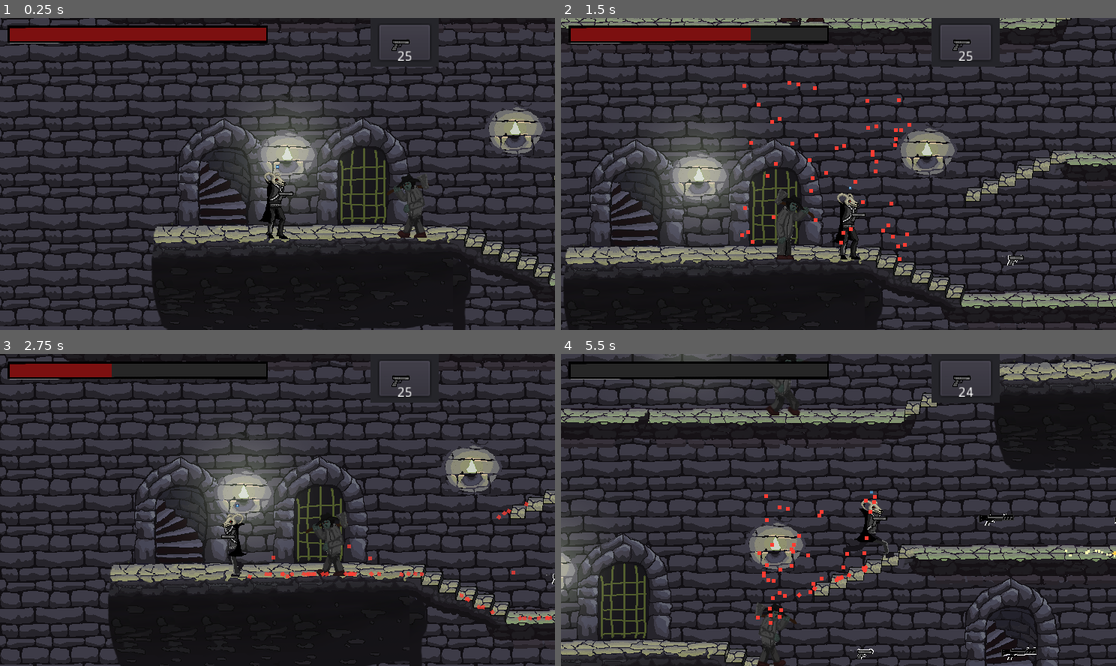
Above: before the commit, frames 1-4 (two rows, left to right).
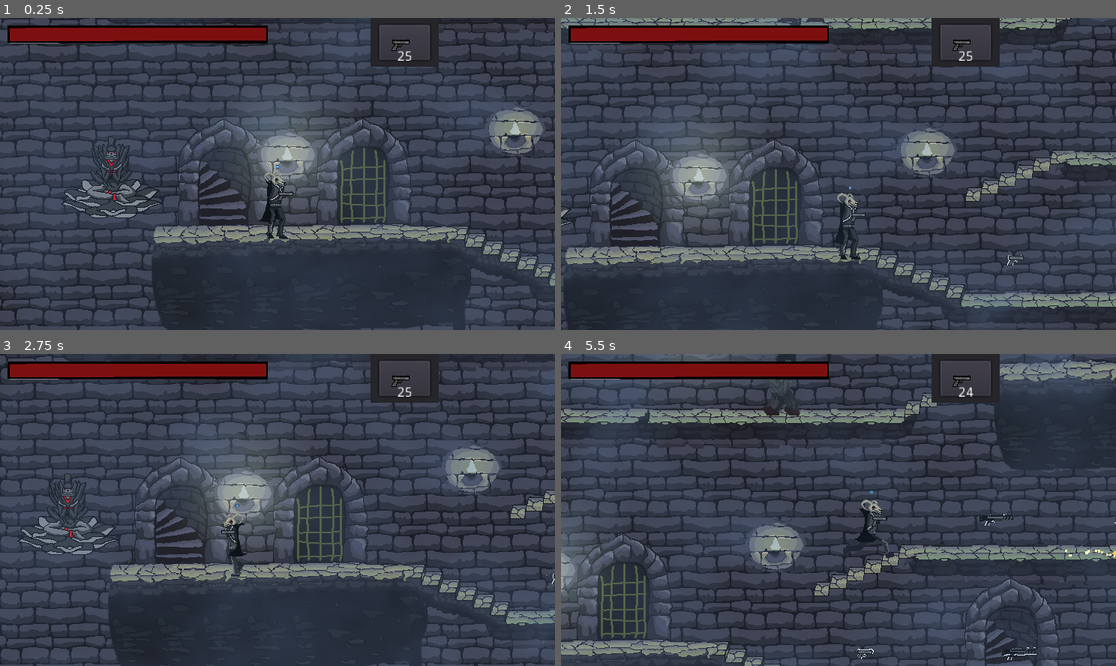
Above: after the commit, the same moments.

Repository: IgorBayerl/godot-game-liliths-crusade
Game: Godot game, scene res://src/Scenes/Main.tscn
Two runs of this game, one before a commit and one after it. Both use one fixed random seed, a clock stepped at 60 frames per second and the inputs below. The engine's default icon, where the game draws it, is replaced by a stand-in: a white triangle on a blue panel in a dark square.
Inputs (mouse positions are in pixels of both pictures, inside the frame that each line leads up to):
- Up to frame 1 (0.25 s): no input
- Up to frame 2 (1.5 s): move the mouse to (960, 158) at 0.52 s; hold Right (move_RIGHT) 0.53-1.25 s; tap 1 (Gun_1) at 0.6 s; click (960, 158) at 0.67 s; tap Space (jump) at 0.77 s; drag from (727, 189) to (799, 273) at 1.27 s
- Up to frame 3 (2.75 s): move the mouse to (333, 441) at 2.02 s; hold Left (move_LEFT) from 2.03 s (still down); tap 3 (Gun_3) at 2.1 s
- Up to frame 4 (5.5 s): release Left (move_LEFT) at 2.75 s; drag from (810, 572) to (672, 463) at 2.77 s; move the mouse to (1005, 556) at 3.52 s; hold Right (move_RIGHT) 3.53-4.25 s; tap Z (hability) at 3.6 s; tap Space (jump) at 3.77 s; drag from (672, 463) to (733, 612) at 4.27 s; move the mouse to (866, 510) at 5.02 s; hold Right (move_RIGHT) from 5.03 s (still down); hold C (shoot) from 5.03 s (still down); click (866, 510) at 5.17 s

The runs differ from the first frame. In frame 1, 53% of the frame differs, in the area x 0-100%, y 0-100%; in frame 2, 49%; in frame 3, 58%; in frame 4, 50%.

Commit message:
armas concertadas

Diff:
--- /dev/null
+++ b/src/Actors/checkPoint.tscn
@@ -0,0 +1,17 @@
+[gd_scene load_steps=4 format=2]
+
+[ext_resource path="res://src/Scripts/checkPoint.gd" type="Script" id=1]
+[ext_resource path="res://src/Assets/Sprites/Gedomazo.png" type="Texture" id=2]
+
+[sub_resource type="RectangleShape2D" id=1]
+
+[node name="CheckPoint" type="Area2D"]
+script = ExtResource( 1 )
+
+[node name="CollisionShape2D" type="CollisionShape2D" parent="."]
+shape = SubResource( 1 )
+
+[node name="Sprite" type="Sprite" parent="."]
+texture = ExtResource( 2 )
+
+[node name="Tween" type="Tween" parent="."]
--- a/src/Scenes/Main.tscn
+++ b/src/Scenes/Main.tscn
@@ -9,6 +9,7 @@
 [ext_resource path="res://src/Interface/Guns_Bar.tscn" type="PackedScene" id=7]
 [ext_resource path="res://src/Scripts/MainController.gd" type="Script" id=8]
 [ext_resource path="res://src/Assets/Audios/Tracks/Songa.wav" type="AudioStream" id=9]
+[ext_resource path="res://src/Actors/checkPoint.tscn" type="PackedScene" id=10]
 
 [sub_resource type="RectangleShape2D" id=1]
 extents = Vector2( 42.4, 3.2 )
@@ -85,11 +86,27 @@
 shape = SubResource( 5 )
 one_way_collision = true
 
+[node name="CheckPoint" parent="." instance=ExtResource( 10 )]
+position = Vector2( 316.783, 704.06 )
+
 [node name="MainController" type="Node2D" parent="."]
 script = ExtResource( 8 )
 
+[node name="Player" parent="MainController" instance=ExtResource( 1 )]
+position = Vector2( 538.177, 706.961 )
+scale = Vector2( 0.519995, 0.519995 )
+
+[node name="GetItem" type="Area2D" parent="MainController/Player" groups=[
+"Player",
+]]
+collision_layer = 4
+
+[node name="GetItem_CollisionShape" type="CollisionShape2D" parent="MainController/Player/GetItem"]
+position = Vector2( -0.00012207, 25.9325 )
+shape = SubResource( 6 )
+
 [node name="Aroldo" parent="MainController" instance=ExtResource( 3 )]
-position = Vector2( 753.281, 721.616 )
+position = Vector2( 1098.74, 213.812 )
 collision_layer = 2
 collision_mask = 33
 
@@ -107,19 +124,6 @@
 position = Vector2( 443.614, 411.074 )
 collision_layer = 2
 collision_mask = 33
-
-[node name="Player" parent="MainController" instance=ExtResource( 1 )]
-position = Vector2( 538.177, 706.961 )
-scale = Vector2( 0.519995, 0.519995 )
-
-[node name="GetItem" type="Area2D" parent="MainController/Player" groups=[
-"Player",
-]]
-collision_layer = 4
-
-[node name="GetItem_CollisionShape" type="CollisionShape2D" parent="MainController/Player/GetItem"]
-position = Vector2( -0.00012207, 25.9325 )
-shape = SubResource( 6 )
 
 [node name="CanvasLayer" type="CanvasLayer" parent="MainController"]
 
@@ -159,7 +163,6 @@
 type = 2
 
 [node name="FOG" parent="." instance=ExtResource( 6 )]
-visible = false
 position = Vector2( 1446.53, 570.534 )
 scale = Vector2( 44.7077, 34.4197 )
 
--- a/src/Scripts/Mira.gd
+++ b/src/Scripts/Mira.gd
@@ -12,6 +12,10 @@
 var horizontal_dir := -1
 
 func _process(delta: float) -> void:
+	if horizontal_dir > 0:
+		$Arma.scale.y = -1
+	else:
+		$Arma.scale.y = 1
 	set_direction_view()
 	if automatica:
 		if Input.is_action_pressed("shoot") and can_fire:
--- /dev/null
+++ b/src/Scripts/checkPoint.gd
@@ -0,0 +1,22 @@
+extends Area2D
+
+
+onready var TweenNode = get_node("Tween")
+var subindo = false
+
+var tempo = 2
+
+func _ready() -> void:
+	_sobe()
+
+func _sobe():
+	TweenNode.interpolate_property(self, "position", position , position+ Vector2(0, -5) , tempo, Tween.TRANS_QUAD, Tween.EASE_OUT)
+	TweenNode.start()
+	yield(get_tree().create_timer(tempo), "timeout")
+	_desce()
+
+func _desce():
+	TweenNode.interpolate_property(self, "position", position , position+ Vector2(0, 5) , tempo, Tween.TRANS_QUAD, Tween.EASE_IN_OUT)
+	TweenNode.start()
+	yield(get_tree().create_timer(tempo), "timeout")
+	_sobe()
Binary file added: src/Assets/Sprites/Gedomazo.png
Not shown, added: src/Assets/Sprites/Gedomazo.png.import
Not shown: 2 places in src/Scenes/Main.tscn that only renumber resources
